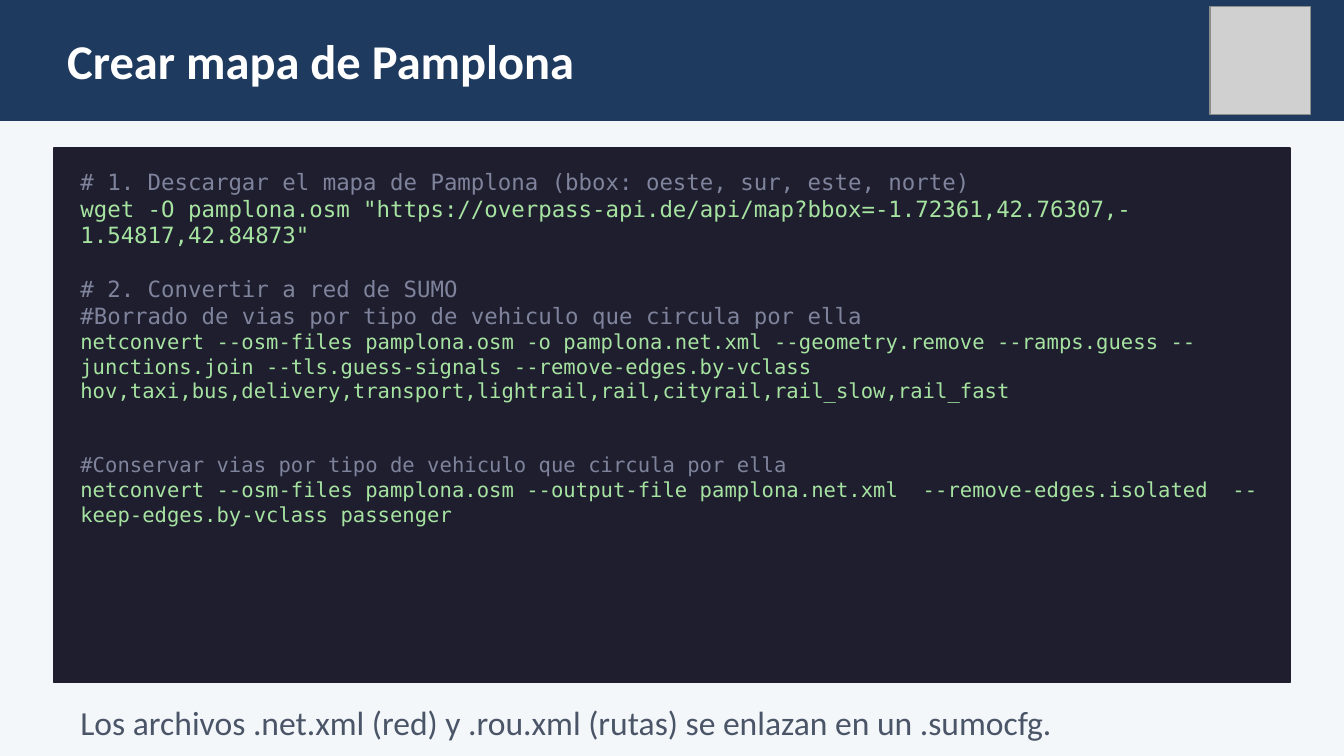
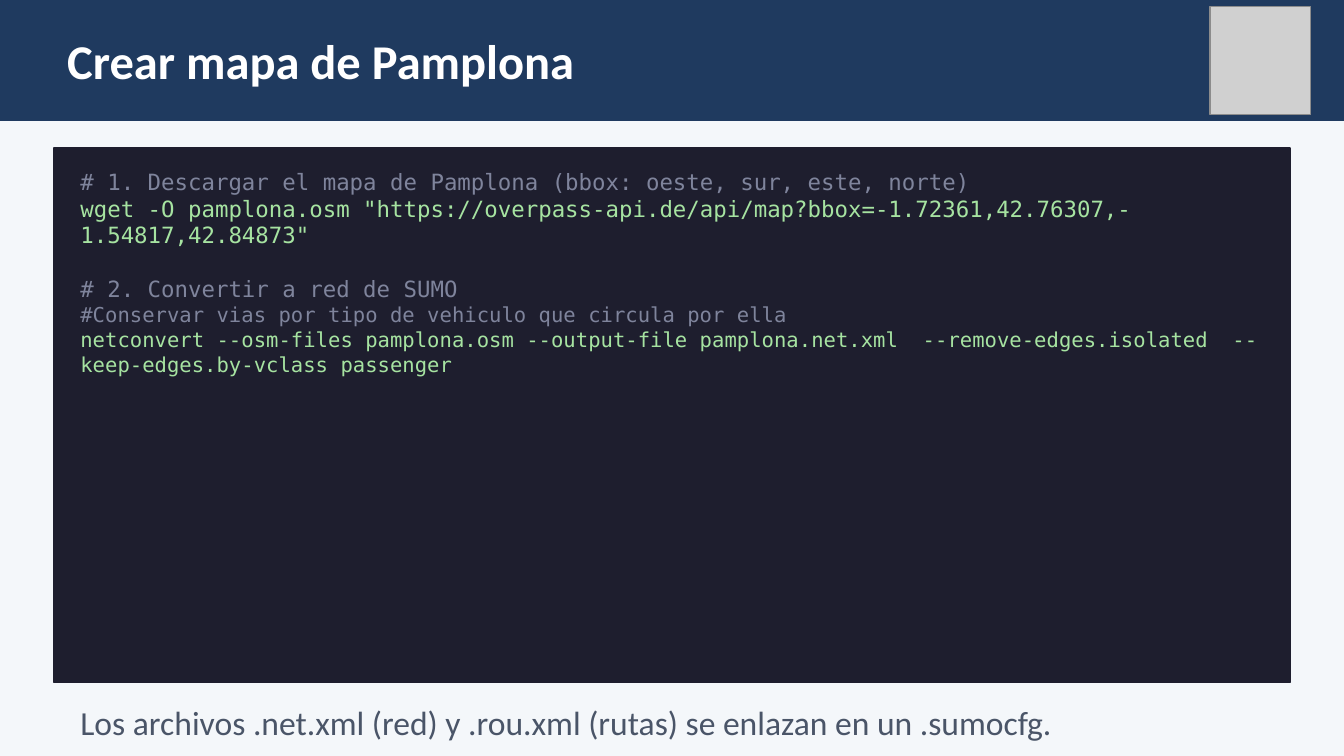
Before and after one commit to owsei/SUMO_presentacion, a slide deck: slide 12 of Presentacion_SUMO.pptx (slide 11 before the commit). Drawn at 1344x756 pixels with LibreOffice and Linux fonts; fonts in the diff are those of the drawing; grey boxes stand for pictures. Boxes give left, top, right and bottom in pixels: in the first picture for what was removed or moved away, otherwise in the second. Text is boxed around its words. In the diff, an @@ line names an element or a change of style, - is before the commit and + after.

```diff
--- a/Presentacion_SUMO.pptx
+++ b/Presentacion_SUMO.pptx
@@ text at bbox=[80, 307, 1158, 403]: paragraphs removed @@
-#Borrado de vias por tipo de vehiculo que circula por ella
-netconvert --osm-files pamplona.osm -o pamplona.net.xml --geometry.remove --ramps.guess --junctions.join --tls.guess-signals --remove-edges.by-vclass hov,taxi,bus,delivery,transport,lightrail,rail,cityrail,rail_slow,rail_fast
```
Also in this commit, not shown: 9 other slides changed, 2 slides added, 1 slide removed.
